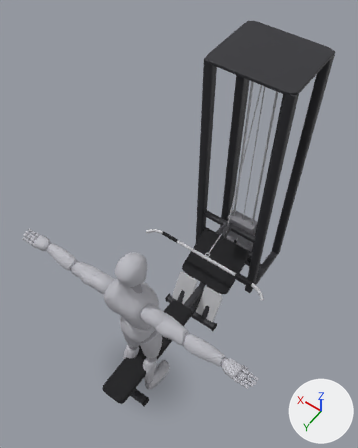
What one commit did to the glTF model app/src/main/assets/mannequins/seated_cable_deadlift.glb.
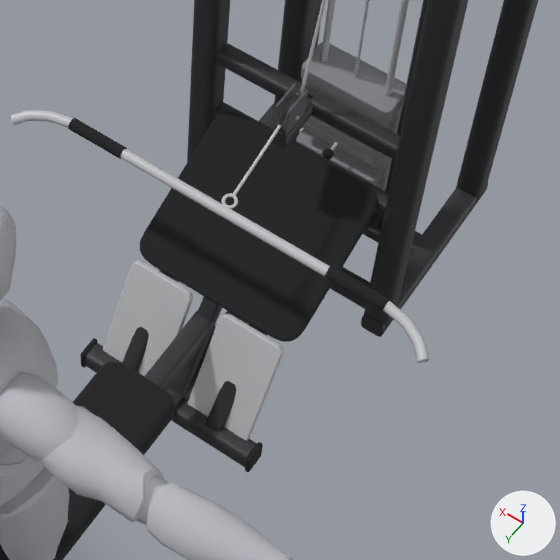
Old and new are each drawn whole from a 50 mm lens placed at (-1.219, 1.197, 4.34), pointed at (0.167, -0.742, 1.292) and again close up on the part from 40% to 84% of the width and 44% to 80% of the height. Every picture has the same lights, and +X, +Y and +Z are marked at lower right. The older version's two pictures come first. Where no turn or scale is listed for an object, it has been applied to the vertices.

Names of what the first close-up shows: 'body', 'cable_handle_0', 'row_station_0', 'row_station_14', 'row_station_15', 'row_station_16', 'row_station_19', 'row_station_20', 'row_station_21', 'row_station_23', 'row_station_26', 'row_station_58' and 42 more.
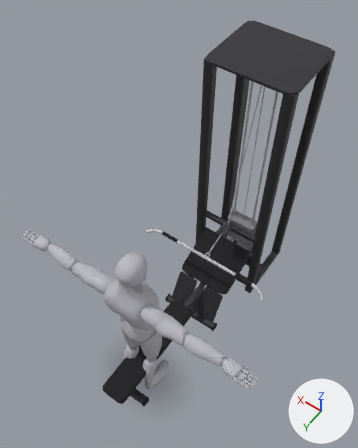
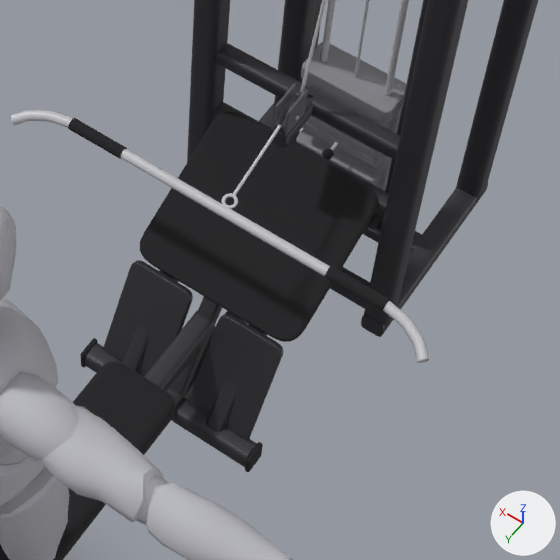
Changed parts and their boxes [x1, y1, x2, y2] in the close-ups (560 x 560 px):
```json
{"object": "row_station_14", "change": "recoloured", "before": [188, 314, 283, 441], "after": [188, 314, 283, 441], "on screen": "light grey to dark grey"}
{"object": "row_station_15", "change": "recoloured", "before": [103, 260, 193, 376], "after": [103, 260, 193, 376], "on screen": "light grey to dark grey"}
```

The change, as JSON lines over the scene's bpy script:
```json
{"block": "me_mesh_12", "where": "me_mesh_12.from_pydata(...)  # 160 vertices, 316 faces; spans x -0.095..0.095, y -0.18..0.18, z -0.01..0.01"}
{"op": "remove", "block": "me_mesh_12", "code": "me_mesh_12.materials.append(mat_metal)  # light grey #c8c8cc"}
{"op": "add", "block": "me_mesh_12", "code": "me_mesh_12.materials.append(mat_frame)  # dark grey #2e2e33"}
```
